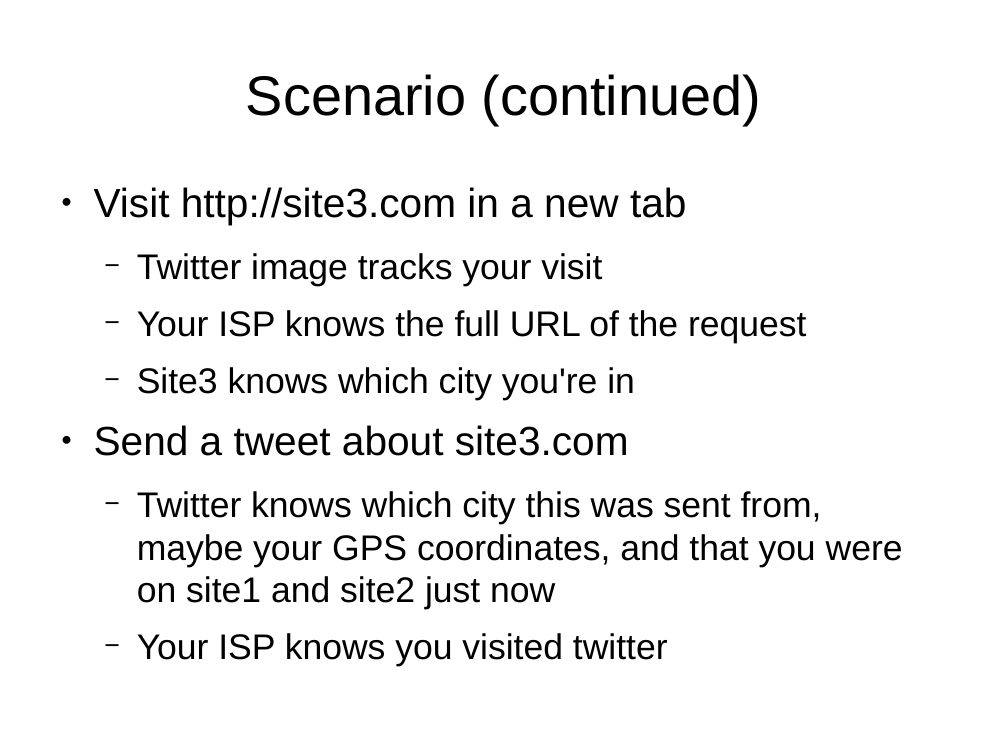
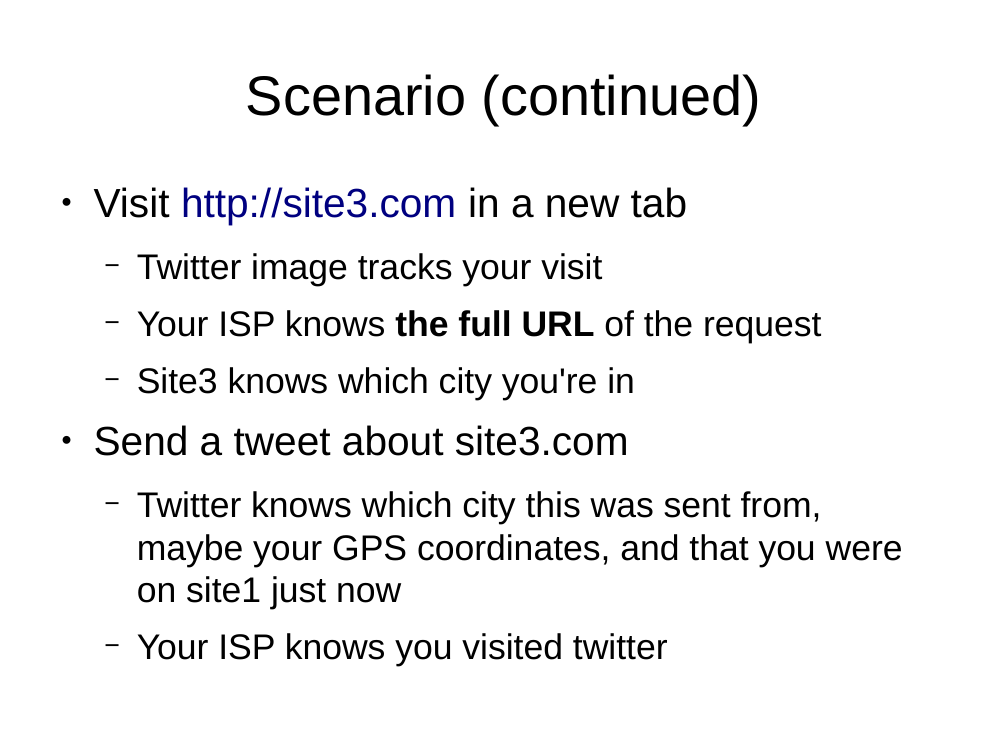
Before and after one commit to bendechrai/preso-security-privacy-anonymity, a slide deck: slide 27 of security-privacy-anonymity.odp (slide 19 before the commit). Drawn at 1008x756 pixels with LibreOffice and Linux fonts; fonts in the diff are those of the drawing. Boxes give left, top, right and bottom in pixels: in the first picture for what was removed or moved away, otherwise in the second. Text is boxed around its words. In the diff, an @@ line names an element or a change of style, - is before the commit and + after.

```diff
--- a/security-privacy-anonymity.odp
+++ b/security-privacy-anonymity.odp
@@ text at <box>94,187,821,343</box>: text colour #000000 to #000080 in "http://site3.com"; bold on in "the full URL" @@
@@ text at <box>137,491,903,610</box>: text changed @@
-  − Twitter knows which city this was sent from, maybe your GPS coordinates, and that you were on site1 and site2 just now
+  − Twitter knows which city this was sent from, maybe your GPS coordinates, and that you were on site1 just now
```
Also in this commit, not shown: 9 other slides changed, 15 slides added, 2 slides removed.
